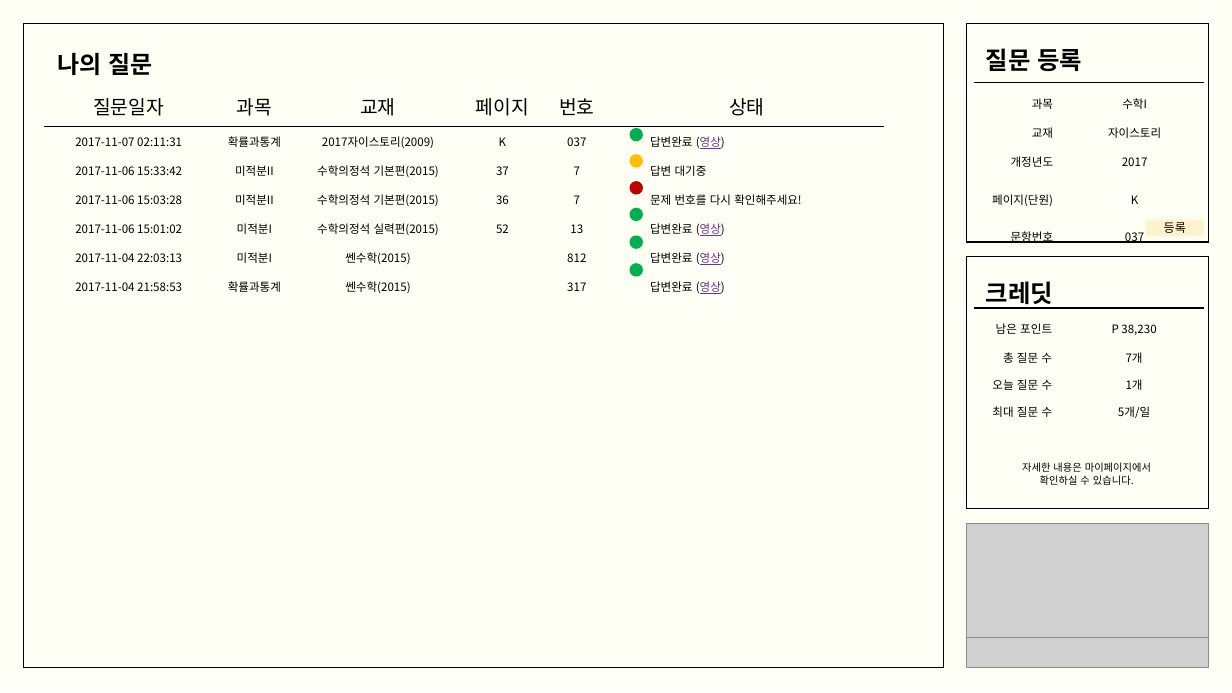
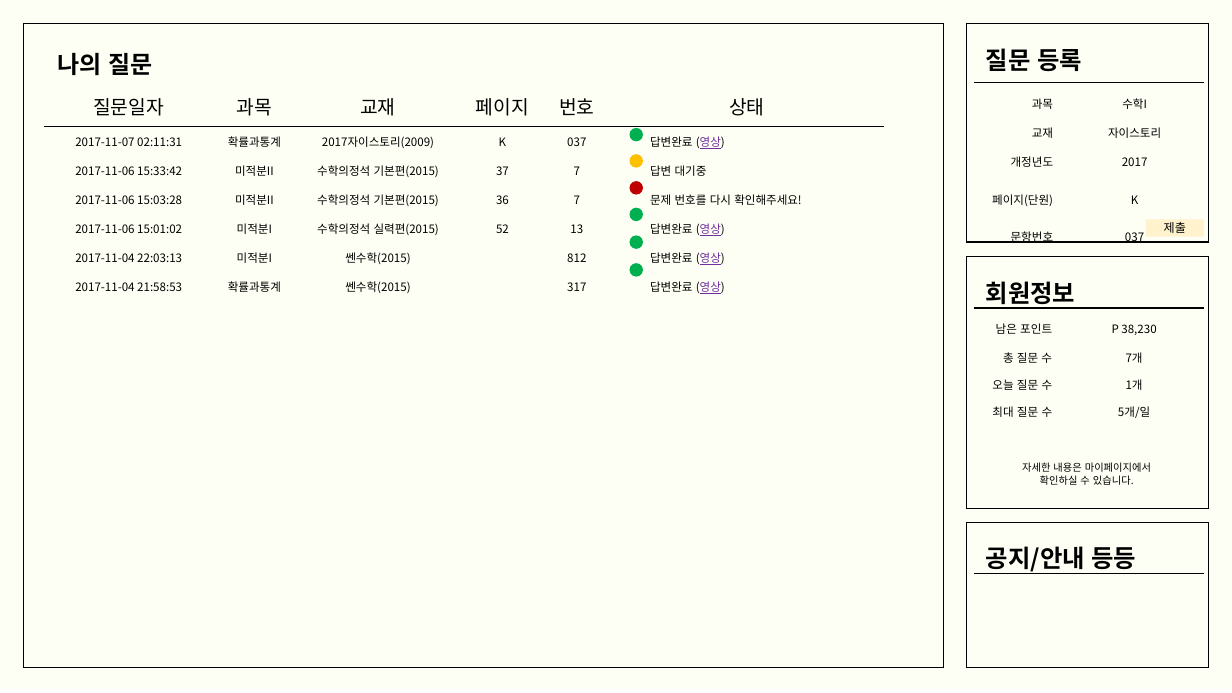
Before and after one commit to return0927/SmartSolver, a slide deck: slide 1 of Design/웹디자인 투표대상.pptx. Drawn at 1232x693 pixels with LibreOffice and Linux fonts; fonts in the diff are those of the drawing; grey boxes stand for pictures. Boxes give left, top, right and bottom in pixels: in the first picture for what was removed or moved away, otherwise in the second. Text is boxed around its words. In the diff, an @@ line names an element or a change of style, - is before the commit and + after.

```diff
--- a/Design/웹디자인 투표대상.pptx
+++ b/Design/웹디자인 투표대상.pptx
@@ text in rectangle at (1164,222,1186,233): text changed @@
-등록
+제출
@@ table at (974,259,1204,424) @@
-row 1, column 1: 크레딧
+row 1, column 1: 회원정보
@@ picture removed at (967,524,1209,639) @@
@@ rectangle added at (967,523,1209,667), outline #000000 1 pt @@
@@ table added at (974,524,1204,639), 3 rows, 2 columns @@
+공지/안내 등등 | 
+ | 
+ | 
@@ picture removed at (967,638,1209,667) @@
```
Also in this commit, not shown: 1 slide added.
